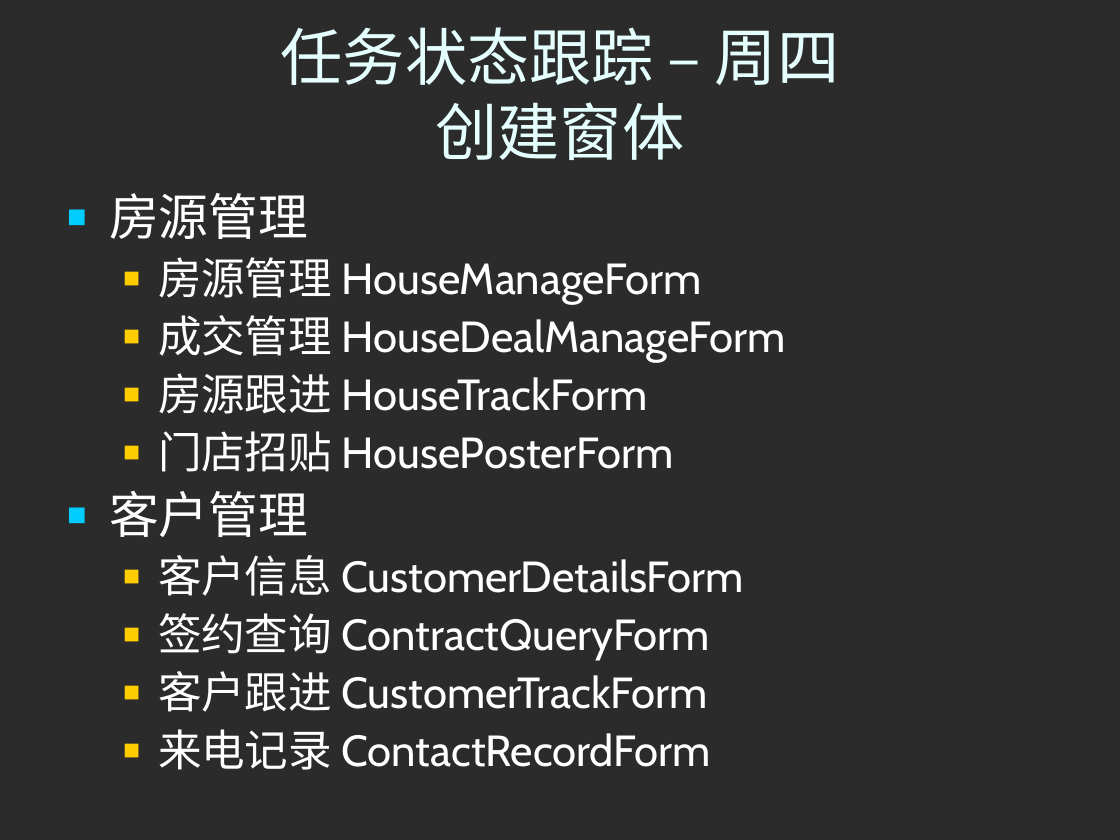
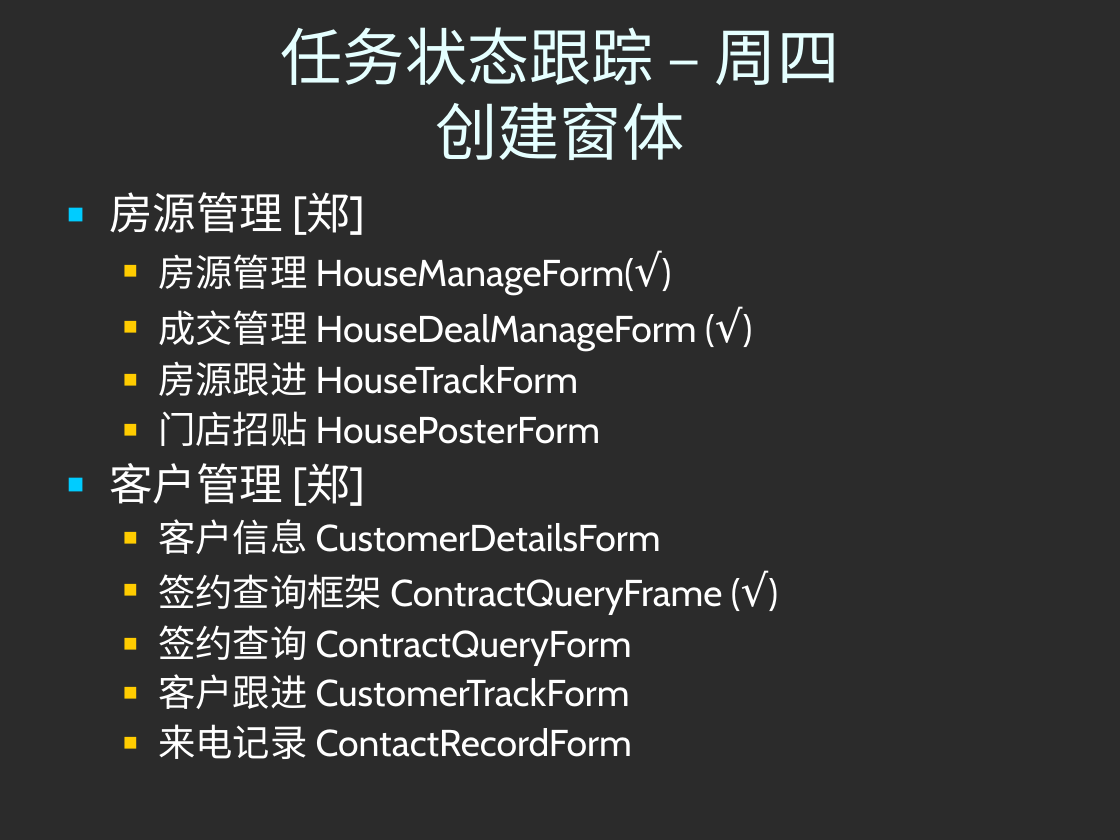
Before and after one commit to honj51/ideacode, a slide deck: slide 6 of doc/工作计划/2009Week34.ppt. Drawn at 1120x840 pixels with LibreOffice and Linux fonts; fonts in the diff are those of the drawing; background and template pictures are left out; a plain dark background stands for a picture behind light text. Boxes give left, top, right and bottom in pixels: in the first picture for what was removed or moved away, otherwise in the second. Text is boxed around its words. In the diff, an @@ line names an element or a change of style, - is before the commit and + after.

```diff
--- a/doc/工作计划/2009Week34.ppt
+++ b/doc/工作计划/2009Week34.ppt
@@ text at (x1=109, y1=192, x2=697, y2=351): text changed; size 28 to 24 pt @@
-■ 房源管理
-  ■ 房源管理 HouseManageForm
-  ■ 成交管理 HouseDealManageForm
+■ 房源管理 [郑]
+  ■ 房源管理 HouseManageForm(√)
+  ■ 成交管理 HouseDealManageForm (√)
@@ text at (x1=158, y1=362, x2=661, y2=759): size 28 to 24 pt in "房源跟进 HouseTrackForm", "门店招贴 HousePosterForm", "客户信息 CustomerDetailsForm", "签约查询 ContractQueryForm" and 2 more places; less space between paragraphs @@
@@ text at (x1=109, y1=463, x2=365, y2=506): text changed; size 32 to 28 pt @@
-■ 客户管理
+■ 客户管理 [郑]
@@ text at (x1=158, y1=574, x2=722, y2=614): paragraph added @@
+  ■ 签约查询框架 ContractQueryFrame (√)
```
Also in this commit, not shown: 3 other slides changed, 1 slide added.
